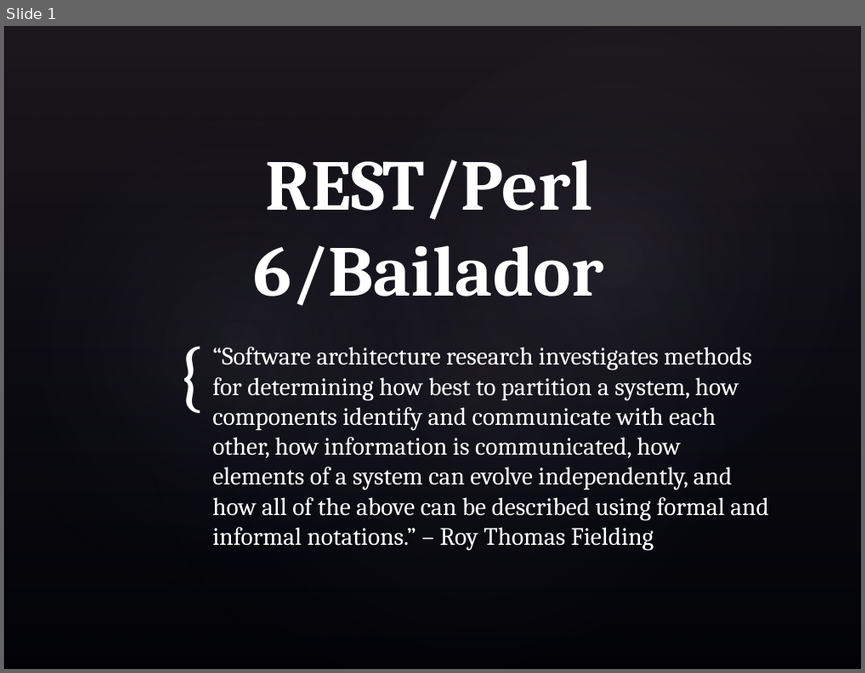
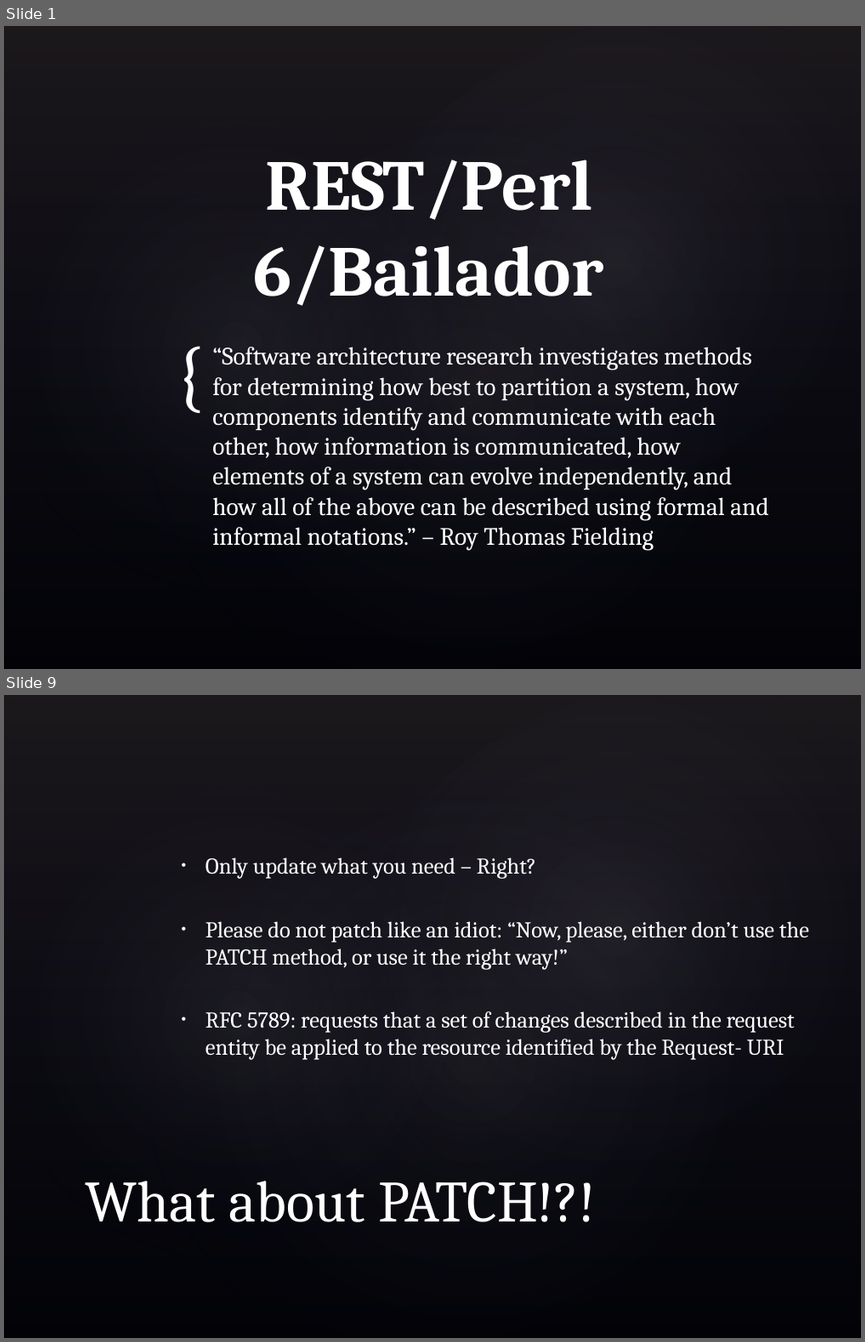
Before and after one commit to skeletonkey/Perl6_REST, a slide deck: docs/Perl6_REST.pptx. Shown one above the other, each under a label of ours: slide 1 before the commit, slides 1 and 9 after it; the slides between them are not shown. The pictures are 865x673 and 865x1342 pixels, drawn with LibreOffice and Linux fonts; fonts in the diff are those of the drawing; background and template pictures are left out. Boxes give left, top, right and bottom in pixels: in the first picture for what was removed or moved away, otherwise in the second. Text is boxed around its words. In the diff, an @@ line names an element or a change of style, - is before the commit and + after.

```diff
--- a/docs/Perl6_REST.pptx
+++ b/docs/Perl6_REST.pptx
@@ slide 9 added at (4,695,861,1338), background picture (left out); not listed: 4 template elements that a slide beside it also shows @@
@@ text added at (205,857,809,1060), 19 pt, text #FFFFFF @@
+  • Only update what you need – Right?
+  • Please do not patch like an idiot: “Now, please, either don’t use the PATCH method, or use it the right way!”
+  • RFC 5789: requests that a set of changes described in the request entity be applied to the resource identified by the Request- URI
@@ title added at (86,1180,596,1222), 49 pt, text #FFFFFF @@
+What about PATCH!?!
```
Also in this commit, not shown: 1 slide changed, 13 other slides added.
